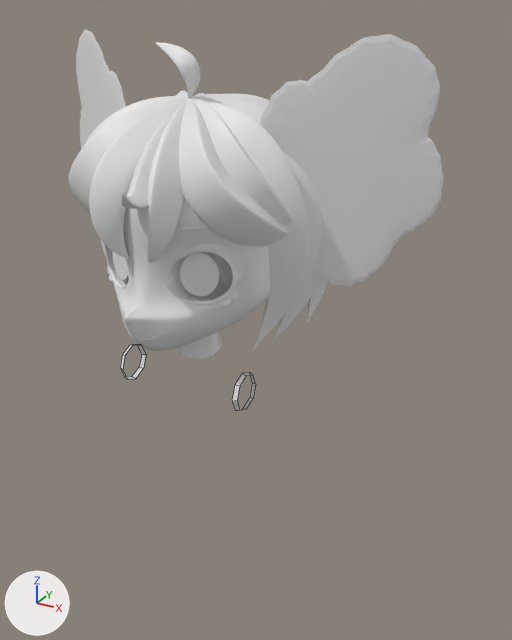
The Blender file Intento2.1.blend as it was, and as the next commit left it.
Rendered twice from a 50 mm camera at (2.57, -3.65, 2.25) aimed at (0.3, 0.47, 0.19). Arrows for +X, +Y and +Z are at lower left; the lights stay in place. Mesh edges are drawn as thin lines on the coarser meshes.

The older version as bpy lines, for what is in view:
```python
me_circle_001 = bpy.data.meshes.new('Circle.001')
me_circle_001.from_pydata(...)  # 24 vertices, 8 faces, 8 loose edges; spans x 0.15..0.74, y -0.33..0.33, z -1.96..0.01
me_plane = bpy.data.meshes.new('Plane')
me_plane.from_pydata(...)  # 198 vertices, 173 faces; spans x 0.0..0.68, y 0.0..1.62, z -0.91..0.64
me_plane_001 = bpy.data.meshes.new('Plane.001')
me_plane_001.from_pydata(...)  # 14 vertices, 8 faces; spans x 0.174..0.599, y 0.675..1.0, z 0.099..0.359
ob_circle_001 = bpy.data.objects.new('Circle.001', me_circle_001)
ob_circle_001.location = (0.0, 0.0, 0.0)
_m = ob_circle_001.modifiers.new('Mirror', 'MIRROR')
ob_plane = bpy.data.objects.new('Plane', me_plane)
ob_plane.location = (0.0, 0.0, 0.0)
ob_plane.rotation_euler = (1.571, 0.0, 0.0)  # degrees (90, 0, 0)
_m = ob_plane.modifiers.new('Mirror', 'MIRROR')
_m.use_clip = True
_m = ob_plane.modifiers.new('Subdivision', 'SUBSURF')
ob_plane_001 = bpy.data.objects.new('Plane.001', me_plane_001)
ob_plane_001.location = (0.0, 0.0, 0.0)
ob_plane_001.rotation_euler = (1.571, 0.0, 0.0)  # degrees (90, 0, 0)
_m = ob_plane_001.modifiers.new('Mirror', 'MIRROR')
_m.use_clip = True
_m = ob_plane_001.modifiers.new('Subdivision', 'SUBSURF')
# also in view: 'NurbsPath' at (0.0, -0.11, 0.94); 'Plane.004' at (0.0, 0.46, 1.35); 'NurbsPath.001' at (0.0, -0.03, 1.33); 'NurbsPath.014' at (0.0, 0.31, 0.94); 'NurbsPath.006' at (0.0, 0.41, 1.0)
```
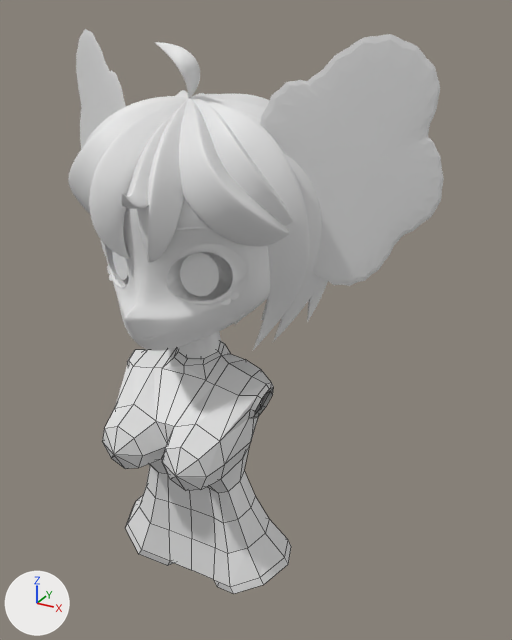
Diff of the bpy script that builds the scene:
```diff
--- a/Intento2.1.blend.py
+++ b/Intento2.1.blend.py
@@ me_circle_001 @@
 # used by ob_circle_001; location = (0.0, 0.0, 0.0)
-me_circle_001.from_pydata(...)  # 24 vertices, 8 faces, 8 loose edges; spans x 0.15..0.74, y -0.33..0.33, z -1.96..0.01
+me_circle_001.from_pydata(...)  # 117 vertices, 102 faces; spans x 0.0..0.74, y -0.54..0.52, z -1.96..0.05
+# me_circle_001 part 1: the loose piece of 16 vertices spanning x 0.46..0.49, y -0.14..0.14, z -0.27..0.01 is deleted
+# me_circle_001 part 2
+# 8 vertices are removed from x 0.15..0.74, y -0.33..0.33, z -1.96..-1.66
+# 8 loose edges are deleted
+# 111 vertices are added at x 0.0..0.71, y -0.54..0.52, z -1.9..0.05
+# 6 new vertices lie (0.03, 0.0, -0.06) away from vertices in x 0.12..0.71, y -0.14..0.52, z -1.9..-1.6
+# 102 new faces join them
```

Pixel boxes [x1, y1, x2, y2] of what changed, in the pictures (512 x 640 px):
'Circle.001', reshaped
    before: [120, 345, 256, 411]
    after: [103, 342, 291, 594]
part 1 of me_circle_001, deleted
    before: [120, 345, 256, 411]
part 2 of me_circle_001, built on
    after: [103, 342, 291, 594]
